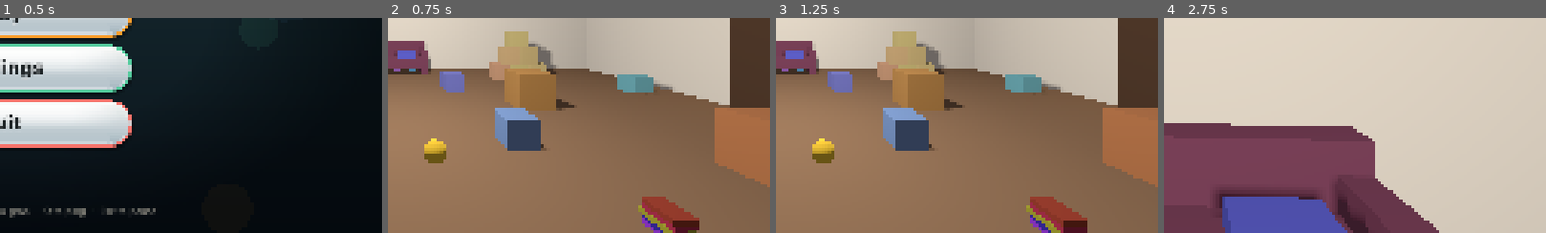
Above: before the commit, frames 1-4 (left to right).
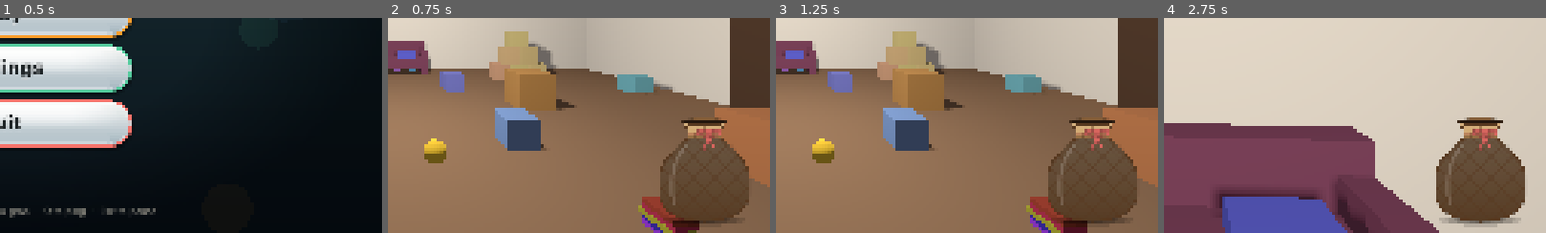
Above: after the commit, the same moments.

Repository: westo27/rummage
Game: Godot game, scene res://scenes/title.tscn
Two runs of this game, one before a commit and one after it. Both use one fixed random seed, a clock stepped at 60 frames per second and the inputs below.
Inputs (mouse positions are % of the whole screen's width and height, from its top left):
- Up to frame 1 (0.5 s): no input
- Up to frame 2 (0.75 s): click (50, 49) at 0.5 s
- Up to frame 3 (1.25 s): no input
- Up to frame 4 (2.75 s): tap Enter at 1.25 s; move the mouse to (55, 50) at 1.27 s; press the mouse at (55, 50) at 1.28 s; hold W (move_forward) from 1.28 s (still down); tap Q (ping) at 1.55, 2.1 s; move the mouse to (45, 50) at 2.02 s; release the mouse at (45, 50) at 2.03 s; click (45, 50) at 2.17 s; tap Shift (run) at 2.3 s
The pictures show only the part of the screen within x 50-100%, y 50-100%; the shares and areas given below are measured in that part.

Frame 1 is identical in both runs. In frame 2, 8.0% of the frame differs, in the area x 71-95%, y 46-96%; in frame 3, 8.0%; in frame 4, 9.1%, in the area x 71-95%, y 46-98%.

Commit message:
Add the marble bag: caught creatures drop into a drawstring bag
A drawstring net bag sits in the HUD's bottom-right corner. Each catch
drops a ball in that creature's colour, with eyes, through the neck,
where it rolls and piles up on the others, clacking. The bag is a
SubViewport with its own 2D physics world. Catches close together queue
and drop one at a time; the neck loosens as they go in and the bag
squashes when each lands.

check_stage4 now checks one ball per catch, that none escape, and that a
restart empties the bag.

Diff:
--- /dev/null
+++ b/scripts/bag_marble.gd
@@ -0,0 +1,93 @@
+class_name BagMarble
+extends RigidBody2D
+## One caught creature in the HUD's marble bag: a ball in the creature's
+## colour, with eyes. It's a real 2D physics body, so it rolls, bounces and
+## settles on the pile, which is why the eyes end up at odd angles.
+##
+## The shading and the shine are drawn counter-rotated, so the light always
+## comes from the top left of the screen while the eyes turn with the ball.
+
+## Emitted the first time it hits anything (the bag or another marble), with
+## how fast it was going. The bag uses it to squash.
+signal landed(speed: float)
+
+## Sized so all 25 fill a little over half the bag: it looks properly full by
+## the end without spilling out of the neck.
+const RADIUS: float = 21.0
+## Slower bumps than this (px/s) are settling, not impacts, and make no sound.
+const CLACK_SPEED: float = 70.0
+
+var color: Color = Color.WHITE
+
+var _has_landed: bool = false
+## Speed on the previous physics tick. By the time body_entered fires the
+## collision has already slowed it, so the speed just before is the useful one.
+var _last_speed: float = 0.0
+var _voice: AudioStreamPlayer
+
+
+func _ready() -> void:
+	var circle := CircleShape2D.new()
+	circle.radius = RADIUS
+	var shape := CollisionShape2D.new()
+	shape.shape = circle
+	add_child(shape)
+
+	var material := PhysicsMaterial.new()
+	material.bounce = 0.25
+	material.friction = 0.5
+	physics_material_override = material
+	# Checks along the path each tick rather than only where it ends up, so a
+	# fast drop can't pass through the thin bag walls.
+	continuous_cd = RigidBody2D.CCD_MODE_CAST_SHAPE
+	# body_entered only fires with contact monitoring on.
+	contact_monitor = true
+	max_contacts_reported = 4
+	body_entered.connect(_on_body_entered)
+
+	_voice = AudioStreamPlayer.new()
+	_voice.stream = Tones.clack()
+	add_child(_voice)
+
+
+func _physics_process(_delta: float) -> void:
+	_last_speed = linear_velocity.length()
+
+
+func _process(_delta: float) -> void:
+	# _draw only re-runs when asked, and the shading depends on rotation.
+	if not sleeping:
+		queue_redraw()
+
+
+func _on_body_entered(_body: Node) -> void:
+	if _last_speed > CLACK_SPEED:
+		_voice.pitch_scale = randf_range(0.85, 1.25)
+		_voice.volume_db = linear_to_db(clampf(_last_speed / 600.0, 0.12, 1.0)) - 6.0
+		_voice.play()
+	if not _has_landed:
+		_has_landed = true
+		landed.emit(_last_speed)
+
+
+func _draw() -> void:
+	# Everything is laid out in units of the radius, so the ball can be resized
+	# by changing RADIUS alone.
+	var r: float = RADIUS
+	# Body and shading, fixed to the screen so the light doesn't spin.
+	draw_set_transform(Vector2.ZERO, -rotation)
+	draw_circle(Vector2.ZERO, r, color.darkened(0.35))
+	draw_circle(Vector2(-0.06, -0.09) * r, r * 0.88, color)
+	draw_circle(Vector2(-0.15, -0.24) * r, r * 0.58, color.lightened(0.18))
+
+	# Eyes, which turn with the ball.
+	draw_set_transform(Vector2.ZERO, 0.0)
+	for side: float in [-1.0, 1.0]:
+		var eye := Vector2(0.36 * side, -0.18) * r
+		draw_circle(eye, r * 0.27, Color.WHITE)
+		draw_circle(eye + Vector2(0.0, 0.07) * r, r * 0.13, Color(0.05, 0.05, 0.06))
+
+	# Shine on top of everything, back in screen space.
+	draw_set_transform(Vector2.ZERO, -rotation)
+	draw_circle(Vector2(-0.36, -0.48) * r, r * 0.22, Color(1.0, 1.0, 1.0, 0.7))
+	draw_circle(Vector2(-0.2, -0.63) * r, r * 0.1, Color(1.0, 1.0, 1.0, 0.85))
--- a/scripts/creature.gd
+++ b/scripts/creature.gd
@@ -62,6 +62,9 @@
 ## Which way to go round an obstacle that's dead ahead (+1 or -1).
 var _detour_sign: float = 1.0
 var _base_pitch: float = 1.0
+## Picked at random when the creature spawns. The HUD's marble bag uses it so
+## the ball that drops in is the same colour as the creature you caught.
+var body_color: Color = Color.WHITE
 
 @onready var _visual: Node3D = $Visual
 @onready var _pick_zone: Area3D = $PickZone
@@ -465,6 +468,7 @@
 func _apply_random_color() -> void:
 	var body := $Visual/Body as MeshInstance3D
 	var color: Color = BODY_COLORS.pick_random()
+	body_color = color
 	# duplicate() so each creature gets its own colour instead of sharing one material.
 	var mat := body.material_override.duplicate() as StandardMaterial3D
 	mat.albedo_color = color
--- a/scripts/hud.gd
+++ b/scripts/hud.gd
@@ -22,6 +22,9 @@
 ## The win screen, built in code by _build_win_screen: a dimmed backdrop with a
 ## glossy card holding the heading, the time and two pills. Named WinPanel and
 ## WinLabel so tests can find them.
+## The drawstring bag in the bottom-right corner that caught creatures drop
+## into. See marble_bag.gd.
+var _bag: MarbleBag
 var _win_panel: Control
 var _win_heading: Label
 var _win_label: Label
@@ -57,7 +60,29 @@
 	_toast_label.add_theme_font_size_override("font_size", TOAST_FONT_SIZE)
 	_toast_label.add_theme_color_override("font_color", UiStyle.AMBER)
 	_toast_label.add_theme_constant_override("outline_size", 12)
+	_build_bag()
+	# Built after the bag, so the win screen's dimming covers it.
 	_build_win_screen()
+
+
+func _build_bag() -> void:
+	_bag = MarbleBag.new()
+	_bag.name = "MarbleBag"
+	# Pinned to the bottom-right corner at its natural size.
+	_bag.anchor_left = 1.0
+	_bag.anchor_top = 1.0
+	_bag.anchor_right = 1.0
+	_bag.anchor_bottom = 1.0
+	_bag.offset_left = -MarbleBag.VIEW_SIZE.x - 40.0
+	_bag.offset_top = -MarbleBag.VIEW_SIZE.y - 16.0
+	_bag.offset_right = -40.0
+	_bag.offset_bottom = -16.0
+	add_child(_bag)
+
+
+## Drops a ball of this colour into the bag. Called by main.gd on each catch.
+func add_to_bag(color: Color) -> void:
+	_bag.drop(color)
 
 
 func _build_win_screen() -> void:
--- a/scripts/main.gd
+++ b/scripts/main.gd
@@ -56,8 +56,9 @@
 		get_tree().reload_current_scene()
 
 
-func _on_creature_captured(_creature: Creature) -> void:
+func _on_creature_captured(creature: Creature) -> void:
 	_caught += 1
+	_hud.add_to_bag(creature.body_color)
 	_beam.add_lift(Game.tune.lift_per_capture)
 	_hud.set_caught(_caught, _total_creatures)
 	_announce_unlocked_props()
--- /dev/null
+++ b/scripts/marble_bag.gd
@@ -0,0 +1,332 @@
+class_name MarbleBag
+extends SubViewportContainer
+## A drawstring bag in the corner of the HUD. Every creature you catch drops
+## into it as a ball with eyes (BagMarble) and piles up with the others, like
+## a bag of marbles.
+##
+## It's a little world of its own. A SubViewport renders its own scene and,
+## importantly, has its own 2D physics space, so the marbles can tumble about
+## without touching the 3D game. The SubViewportContainer shows that render
+## as an ordinary UI element, anchored like any other Control.
+##
+## Drawing order inside the viewport, back to front:
+##   _back     the inside of the bag (dark), and the far rim of the opening
+##   _marbles  the balls
+##   _front    the see-through net body, the gathered neck, the flared top
+##             (whose near rim hides a ball as it drops in), and the bow
+##
+## The bag's shape is one function, _outline(), used both for drawing and for
+## the walls the marbles collide with, so the two can't disagree.
+
+const VIEW_SIZE := Vector2(360.0, 470.0)
+const CENTRE_X: float = 180.0
+## Where the neck (the drawstring) sits, and how tall the body below it is.
+const NECK_Y: float = 158.0
+const BODY_HEIGHT: float = 290.0
+const BODY_HALF_WIDTH: float = 150.0
+## Half the neck's width when tied, and when loosened to let a ball in.
+const NECK_CLOSED: float = 46.0
+const NECK_OPEN: float = 76.0
+## How far above the neck the flared top reaches, and how far it flares out.
+const FRILL_HEIGHT: float = 44.0
+const FRILL_FLARE: float = 30.0
+## Several catches at once queue up and drop this many seconds apart, so the
+## balls don't spawn on top of each other.
+const DROP_INTERVAL: float = 0.16
+## How long the neck stays loose after the last drop.
+const OPEN_HOLD: float = 0.55
+
+const FABRIC := Color(0.82, 0.66, 0.44)
+const FABRIC_DARK := Color(0.52, 0.37, 0.22)
+const INSIDE := Color(0.20, 0.13, 0.08)
+const STITCH := Color(0.34, 0.22, 0.12)
+
+var _viewport: SubViewport
+var _back: Node2D
+var _marbles: Node2D
+var _front: Node2D
+
+## 0 = tied shut, 1 = loosened. Eased toward its target every frame.
+var _open: float = 0.0
+var _open_hold_left: float = 0.0
+var _queue: Array[Color] = []
+var _next_drop_in: float = 0.0
+var _squash: Tween
+
+
+func _ready() -> void:
+	# Never swallow clicks meant for the beam.
+	mouse_filter = Control.MOUSE_FILTER_IGNORE
+	# stretch: the SubViewport is resized to fill this container.
+	stretch = true
+	custom_minimum_size = VIEW_SIZE
+	# Squash from the bottom middle, so it sits down rather than shrinking.
+	pivot_offset = Vector2(VIEW_SIZE.x * 0.5, VIEW_SIZE.y)
+
+	_viewport = SubViewport.new()
+	_viewport.transparent_bg = true
+	_viewport.disable_3d = true
+	_viewport.size = Vector2i(VIEW_SIZE)
+	_viewport.render_target_update_mode = SubViewport.UPDATE_ALWAYS
+	add_child(_viewport)
+
+	# Each layer draws through its `draw` signal, which fires just as the node
+	# is about to draw, so these functions can call _back.draw_* directly.
+	_back = Node2D.new()
+	_back.draw.connect(_draw_back)
+	_viewport.add_child(_back)
+	_marbles = Node2D.new()
+	_viewport.add_child(_marbles)
+	_front = Node2D.new()
+	_front.draw.connect(_draw_front)
+	_viewport.add_child(_front)
+
+	_build_walls()
+
+
+## Queues a ball of this colour to drop into the bag.
+func drop(color: Color) -> void:
+	_queue.append(color)
+
+
+func marble_count() -> int:
+	return _marbles.get_child_count()
+
+
+## True if every ball is somewhere inside the bag's outline. Used by tests.
+func all_inside() -> bool:
+	var shape: PackedVector2Array = _outline(1.0)
+	for marble in _marbles.get_children():
+		if not Geometry2D.is_point_in_polygon((marble as Node2D).position, shape):
+			return false
+	return true
+
+
+func _process(delta: float) -> void:
+	_next_drop_in -= delta
+	if not _queue.is_empty():
+		# Loosen the neck first; the ball drops once it's mostly open.
+		_open_hold_left = OPEN_HOLD
+		if _next_drop_in <= 0.0 and _open > 0.6:
+			_spawn_marble(_queue.pop_front())
+			_next_drop_in = DROP_INTERVAL
+	_open_hold_left -= delta
+	var target: float = 1.0 if _open_hold_left > 0.0 else 0.0
+	var before: float = _open
+	_open = move_toward(_open, target, delta * 6.0)
+	if not is_equal_approx(before, _open):
+		_back.queue_redraw()
+		_front.queue_redraw()
+
+
+func _spawn_marble(color: Color) -> void:
+	var marble := BagMarble.new()
+	marble.color = color
+	# Just above the opening, a little off-centre, so the pile isn't a tower.
+	marble.position = Vector2(CENTRE_X + randf_range(-14.0, 14.0), NECK_Y - FRILL_HEIGHT - 50.0)
+	marble.linear_velocity = Vector2(randf_range(-40.0, 40.0), 160.0)
+	marble.angular_velocity = randf_range(-8.0, 8.0)
+	marble.landed.connect(_on_marble_landed)
+	_marbles.add_child(marble)
+
+
+## The bag gives a little when a ball lands in it: wider and shorter, then
+## springing back. Harder landings squash it more.
+func _on_marble_landed(speed: float) -> void:
+	var amount: float = clampf(speed / 500.0, 0.25, 1.0)
+	if _squash != null and _squash.is_valid():
+		_squash.kill()
+	_squash = create_tween()
+	_squash.tween_property(self, "scale", Vector2(1.0 + 0.05 * amount, 1.0 - 0.06 * amount), 0.07)
+	_squash.tween_property(self, "scale", Vector2.ONE, 0.35) \
+		.set_trans(Tween.TRANS_ELASTIC).set_ease(Tween.EASE_OUT)
+
+
+# ---------------------------------------------------------------- shape
+
+## The bag's body as points: down the right side from the neck, round the
+## bottom, and up the left side. Open at the top (no edge across the neck).
+func _outline(open: float) -> PackedVector2Array:
+	var neck: float = lerpf(NECK_CLOSED, NECK_OPEN, open)
+	const STEPS: int = 30
+	var right := PackedVector2Array()
+	for i in STEPS + 1:
+		var t: float = float(i) / STEPS
+		right.append(Vector2(CENTRE_X + _half_width(t, neck), NECK_Y + t * BODY_HEIGHT))
+	var points: PackedVector2Array = right.duplicate()
+	# Mirror for the left side, skipping the bottom point (already there).
+	for i in range(STEPS - 1, -1, -1):
+		points.append(Vector2(CENTRE_X * 2.0 - right[i].x, right[i].y))
+	return points
+
+
+## How wide the bag is `t` of the way down (0 = neck, 1 = bottom): flares out
+## from the neck over the top half, then rounds off at the bottom.
+func _half_width(t: float, neck: float) -> float:
+	var flare: float = sin(clampf(t / 0.5, 0.0, 1.0) * PI * 0.5)
+	var width: float = lerpf(neck, BODY_HALF_WIDTH, flare)
+	if t > 0.68:
+		var u: float = (t - 0.68) / 0.32
+		width *= sqrt(maxf(1.0 - u * u, 0.0))
+	return width
+
+
+## The walls the marbles roll against: the outline at its most open, as a
+## chain of line segments. ConcavePolygonShape2D takes them as pairs of
+## points and, unlike a polygon, doesn't close the loop across the top.
+func _build_walls() -> void:
+	var outline: PackedVector2Array = _outline(1.0)
+	var segments := PackedVector2Array()
+	for i in outline.size() - 1:
+		segments.append(outline[i])
+		segments.append(outline[i + 1])
+	var shape := ConcavePolygonShape2D.new()
+	shape.segments = segments
+	var collision := CollisionShape2D.new()
+	collision.shape = shape
+	var walls := StaticBody2D.new()
+	var material := PhysicsMaterial.new()
+	material.friction = 0.8
+	material.bounce = 0.1
+	walls.physics_material_override = material
+	walls.add_child(collision)
+	_viewport.add_child(walls)
+
+
+# ---------------------------------------------------------------- drawing
+
+## The opening at the top of the flared part, as an ellipse: centre and radii.
+func _mouth() -> Array:
+	var neck: float = lerpf(NECK_CLOSED, NECK_OPEN, _open)
+	return [Vector2(CENTRE_X, NECK_Y - FRILL_HEIGHT), Vector2(neck + FRILL_FLARE, 11.0 + 5.0 * _open)]
+
+
+func _draw_back() -> void:
+	# A soft shadow under the bag, so it sits on the screen instead of
+	# floating, and stands out from the brown floor behind it.
+	for i in 4:
+		var spread: float = 1.0 - i * 0.18
+		_back.draw_colored_polygon(_ellipse(
+			Vector2(CENTRE_X, NECK_Y + BODY_HEIGHT - 4.0),
+			Vector2(BODY_HALF_WIDTH * 0.95 * spread, 18.0 * spread), 0.0, TAU),
+			Color(0.0, 0.0, 0.0, 0.14))
+	var outline: PackedVector2Array = _outline(_open)
+	# The inside of the bag, seen through the net.
+	_back.draw_polygon(outline, UiStyle.vertical_ramp(outline,
+		Rect2(0.0, NECK_Y, VIEW_SIZE.x, BODY_HEIGHT), INSIDE.lightened(0.15), INSIDE))
+	# The far side of the opening: the dark hole and its back rim.
+	var mouth: Array = _mouth()
+	var hole: PackedVector2Array = _ellipse(mouth[0], mouth[1], 0.0, TAU)
+	_back.draw_colored_polygon(hole, INSIDE.darkened(0.3))
+	_back.draw_polyline(_ellipse(mouth[0], mouth[1], PI, TAU), FABRIC_DARK, 4.0, true)
+
+
+func _draw_front() -> void:
+	var outline: PackedVector2Array = _outline(_open)
+	var neck: float = lerpf(NECK_CLOSED, NECK_OPEN, _open)
+
+	# Net body: a thin wash of fabric, darker toward the bottom, then a
+	# diagonal mesh clipped to the bag's shape.
+	_front.draw_polygon(outline, UiStyle.vertical_ramp(outline,
+		Rect2(0.0, NECK_Y, VIEW_SIZE.x, BODY_HEIGHT),
+		Color(FABRIC, 0.18), Color(FABRIC_DARK, 0.42)))
+	var mesh_colour := Color(STITCH, 0.45)
+	for i in range(-14, 22):
+		var x: float = i * 24.0
+		for line: PackedVector2Array in [
+			PackedVector2Array([Vector2(x, NECK_Y), Vector2(x + BODY_HEIGHT, NECK_Y + BODY_HEIGHT)]),
+			PackedVector2Array([Vector2(x, NECK_Y), Vector2(x - BODY_HEIGHT, NECK_Y + BODY_HEIGHT)]),
+		]:
+			# Keeps only the parts of the line that are inside the bag.
+			for piece in Geometry2D.intersect_polyline_with_polygon(line, outline):
+				_front.draw_polyline(piece, mesh_colour, 2.0, true)
+
+	# A soft sheen down the left side, so the net reads as round, not flat.
+	var sheen := PackedVector2Array()
+	for i in 13:
+		var t: float = 0.12 + 0.7 * float(i) / 12.0
+		sheen.append(Vector2(CENTRE_X - _half_width(t, neck) * 0.72, NECK_Y + t * BODY_HEIGHT))
+	_front.draw_polyline(sheen, Color(1.0, 1.0, 1.0, 0.16), 10.0, true)
+
+	# Seam round the body.
+	_front.draw_polyline(outline, STITCH, 5.0, true)
+
+	# The flared top: from the neck up to the near rim of the opening. Its top
+	# edge is the front half of the mouth's ellipse, so a ball dropping in
+	# disappears behind it.
+	var mouth: Array = _mouth()
+	var rim: PackedVector2Array = _ellipse(mouth[0], mouth[1], 0.0, PI)
+	var neck_right := Vector2(CENTRE_X + neck + 2.0, NECK_Y - 4.0)
+	var neck_left := Vector2(CENTRE_X - neck - 2.0, NECK_Y - 4.0)
+	# Filled as a strip of small four-sided pieces between the rim and the
+	# neck. draw_polygon would try to triangulate the whole shape and give up
+	# on the thin slivers at each end; draw_primitive draws a four-point
+	# piece directly as two triangles, with no checks to fail.
+	var light: Color = FABRIC.lightened(0.12)
+	for i in rim.size() - 1:
+		var t0: float = float(i) / (rim.size() - 1)
+		var t1: float = float(i + 1) / (rim.size() - 1)
+		_front.draw_primitive(
+			PackedVector2Array([rim[i], rim[i + 1], neck_right.lerp(neck_left, t1), neck_right.lerp(neck_left, t0)]),
+			PackedColorArray([light, light, FABRIC, FABRIC]), PackedVector2Array())
+	var frill := PackedVector2Array([neck_right])
+	frill.append_array(rim)
+	frill.append(neck_left)
+	# Gathers: folds running from the neck up to the rim.
+	for i in 5:
+		var f: float = lerpf(-0.7, 0.7, float(i) / 4.0)
+		_front.draw_line(Vector2(CENTRE_X + neck * f, NECK_Y - 6.0),
+			mouth[0] + Vector2(mouth[1].x * f, mouth[1].y * sqrt(1.0 - f * f) - 2.0),
+			Color(FABRIC_DARK, 0.6), 2.0, true)
+	var closed_frill: PackedVector2Array = frill.duplicate()
+	closed_frill.append(frill[0])
+	_front.draw_polyline(closed_frill, STITCH, 4.0, true)
+
+	# The gathered neck band, with pleats.
+	var band := Rect2(CENTRE_X - neck - 10.0, NECK_Y - 14.0, (neck + 10.0) * 2.0, 26.0)
+	var band_points: PackedVector2Array = UiStyle.rounded_points(band, 12.0)
+	_front.draw_polygon(band_points, UiStyle.vertical_ramp(band_points, band, FABRIC, FABRIC_DARK))
+	for i in 7:
+		var x: float = lerpf(band.position.x + 10.0, band.end.x - 10.0, float(i) / 6.0)
+		_front.draw_line(Vector2(x, band.position.y + 4.0), Vector2(x, band.end.y - 4.0),
+			Color(STITCH, 0.5), 2.0, true)
+
+	_draw_bow(Vector2(CENTRE_X + neck * 0.35, NECK_Y))
+
+
+## The drawstring: a cord across the neck tied in a bow, which droops a little
+## when the neck is loosened.
+func _draw_bow(knot: Vector2) -> void:
+	var cord: Color = UiStyle.CORAL.darkened(0.12)
+	var cord_dark: Color = cord.darkened(0.3)
+	var neck: float = lerpf(NECK_CLOSED, NECK_OPEN, _open)
+	_front.draw_line(Vector2(CENTRE_X - neck - 10.0, NECK_Y), Vector2(CENTRE_X + neck + 10.0, NECK_Y),
+		cord, 6.0, true)
+	var droop: float = 6.0 * _open
+	for side: float in [-1.0, 1.0]:
+		# A loop each side of the knot.
+		var loop_centre := knot + Vector2(18.0 * side, -8.0 + droop)
+		var loop: PackedVector2Array = _ellipse(loop_centre, Vector2(17.0, 10.0), 0.0, TAU)
+		loop.append(loop[0])
+		_front.draw_polyline(loop, cord_dark, 9.0, true)
+		_front.draw_polyline(loop, cord, 5.0, true)
+		# A tail hanging down, curving outward.
+		var tail := PackedVector2Array()
+		for i in 7:
+			var t: float = float(i) / 6.0
+			tail.append(knot + Vector2(side * (4.0 + 16.0 * t * t), 6.0 + 40.0 * t + droop))
+		_front.draw_polyline(tail, cord_dark, 8.0, true)
+		_front.draw_polyline(tail, cord, 4.5, true)
+	_front.draw_circle(knot, 8.0, cord_dark)
+	_front.draw_circle(knot + Vector2(-1.0, -1.0), 6.0, cord)
+
+
+## Points along an ellipse from angle `from` to `to` (radians, 0 = right,
+## PI/2 = down in screen space).
+func _ellipse(centre: Vector2, radii: Vector2, from: float, to: float) -> PackedVector2Array:
+	var points := PackedVector2Array()
+	const STEPS: int = 24
+	for i in STEPS + 1:
+		var a: float = lerpf(from, to, float(i) / STEPS)
+		points.append(centre + Vector2(cos(a) * radii.x, sin(a) * radii.y))
+	return points
--- a/scripts/tones.gd
+++ b/scripts/tones.gd
@@ -18,6 +18,12 @@
 ## A longer rising sweep: played when you catch a creature.
 static func capture() -> AudioStreamWAV:
 	return chirp(500.0, 1900.0, 0.2)
+
+
+## Marbles knocking together in the HUD bag: very short and high, so it reads
+## as glass or stone rather than a voice.
+static func clack() -> AudioStreamWAV:
+	return chirp(2900.0, 2200.0, 0.03)
 
 
 ## Menu sounds. Soft and short: a single high blip when the pointer lands on a
--- a/tests/check_stage4.gd
+++ b/tests/check_stage4.gd
@@ -131,6 +131,14 @@
 	await _wait(0.5)
 	_check("timer stops after winning", _label("TimerLabel") == t1, "%s -> %s" % [t1, _label("TimerLabel")])
 
+	# --- The marble bag: one ball per catch, all still inside once settled ---
+	# Batches of catches queue up and drop one at a time, so give the last of
+	# them time to fall and stop rolling.
+	await _wait(6.0)
+	_check("one ball in the bag per catch", _hud._bag.marble_count() == 25,
+		"%d balls" % _hud._bag.marble_count())
+	_check("every ball stays inside the bag", _hud._bag.all_inside(), "")
+
 	# --- R restarts everything ---
 	_press("restart")
 	await _wait(0.5)
@@ -139,6 +147,8 @@
 	_check("R reloads a fresh game", _label("CaughtLabel") == "Caught: 0 / 25" and not (_main.get_node("HUD/WinPanel") as Control).visible,
 		"'%s'" % _label("CaughtLabel"))
 	_check("lift is reset after restart", is_equal_approx(_beam.lift_limit, 10.0), "%.0f" % _beam.lift_limit)
+	_check("the bag is empty after restart", _hud._bag.marble_count() == 0,
+		"%d balls" % _hud._bag.marble_count())
 
 	print("RESULT: %s" % ("ALL PASS" if _failures == 0 else "%d FAILED" % _failures))
 	get_tree().quit(_failures)
--- a/tests/shoot.gd
+++ b/tests/shoot.gd
@@ -33,6 +33,20 @@
 	get_tree().current_scene = main
 	await _frames(60)
 	_shoot("game")
+
+	# Fill the bag partway and let the pile settle.
+	var hud := main.get_node("HUD") as Hud
+	for i in 14:
+		hud.add_to_bag(Creature.BODY_COLORS[i % Creature.BODY_COLORS.size()])
+	await get_tree().create_timer(4.5).timeout
+	_shoot("bag")
+	# The bag's own render, at full size, for checking the detail.
+	hud._bag._viewport.get_texture().get_image().save_png("%s/bag_closeup.png" % OUT)
+	# And completely full, as at the end of a game.
+	for i in 11:
+		hud.add_to_bag(Creature.BODY_COLORS[(i + 3) % Creature.BODY_COLORS.size()])
+	await get_tree().create_timer(4.0).timeout
+	hud._bag._viewport.get_texture().get_image().save_png("%s/bag_full.png" % OUT)
 	var pause := main.get_node("PauseMenu") as PauseMenu
 	pause.open()
 	await _frames(12)
Not shown, added: scripts/bag_marble.gd.uid
Not shown, added: scripts/marble_bag.gd.uid
Not shown, changed: NOTES.md
